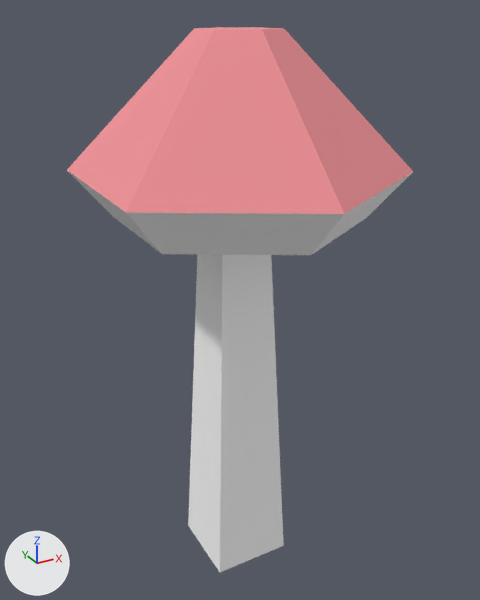
The glTF model assets/nature_kit/mushroom_redTall.glb as it was, and as the next commit left it.
Camera for both pictures: a camera (50 mm lens) standing at (-0.13, -0.242, 0.208) and looking at (0.003, 0.0, 0.086). Every picture has the same lights, and +X, +Y and +Z are marked at lower left. The picture after the commit comes second. Where no turn or scale is listed for an object, it has been applied to the vertices.

Names of what the first picture shows: 'mushroom_redTall'.
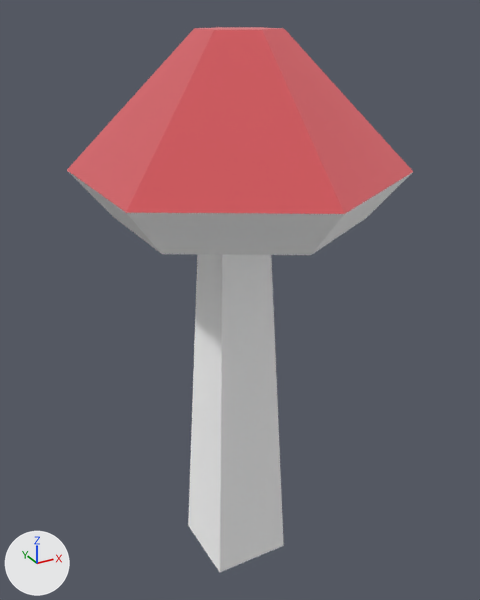
Edits to the scene script, one JSON object a line:
```json
{"op": "set", "path": "mat_colorred.metallic", "old": "0.05", "new": "1.0"}
{"op": "set", "path": "mat_colorred.roughness", "old": "0.85", "new": "1.0"}
{"op": "set", "path": "mat_defaultmat.metallic", "old": "0.05", "new": "1.0"}
{"op": "remove", "block": "ob_tmpparent", "code": ["ob_tmpparent = bpy.data.objects.new('tmpParent', None)", "ob_tmpparent.location = (0.0, 0.0, 0.0)"]}
```

Pixel boxes (x1, y1, x2, y2) of what changed, in the pictures (480 x 600 px):
```json
{"object": "mushroom_redTall", "change": "surface changed", "before": [67, 27, 413, 217], "after": [67, 27, 413, 217], "on screen": "darker"}
```
